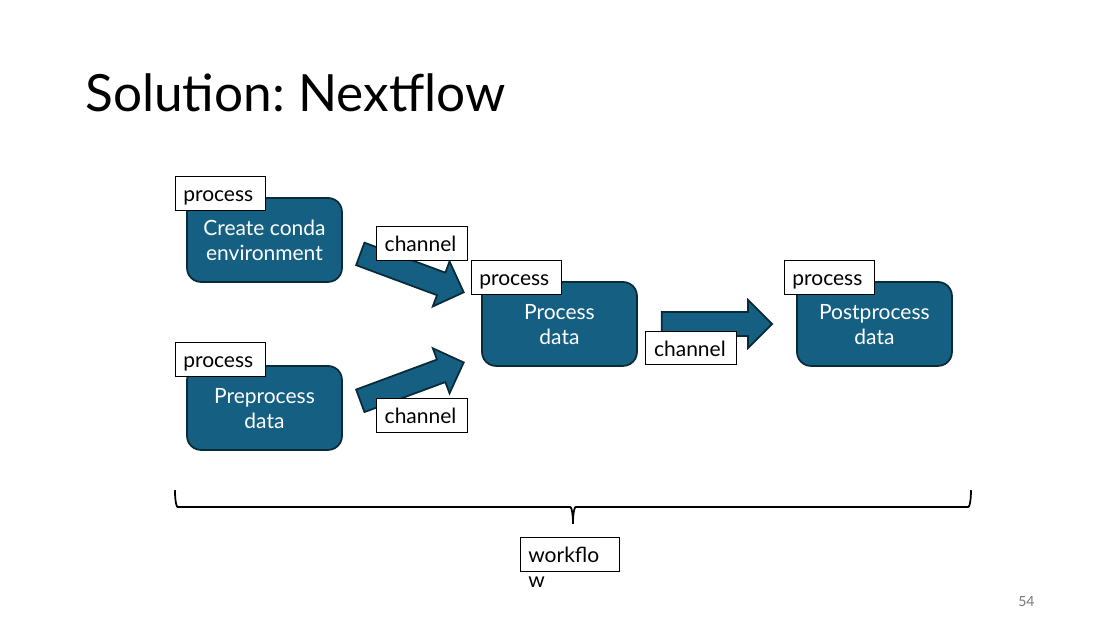
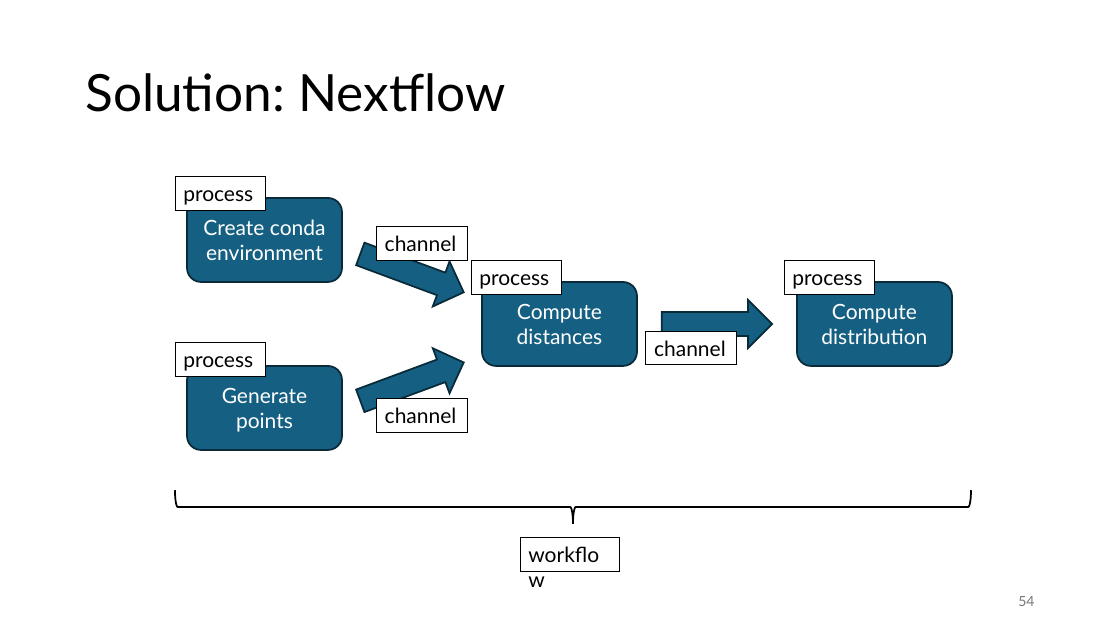
Before and after one commit to gjbex/Workflows-for-HPC, a slide deck: slide 54 of workflow_for_HPC.pptx. Drawn at 1120x630 pixels with LibreOffice and Linux fonts; fonts in the diff are those of the drawing. Boxes give left, top, right and bottom in pixels: in the first picture for what was removed or moved away, otherwise in the second. Text is boxed around its words. In the diff, an @@ line names an element or a change of style, - is before the commit and + after.

Commit message:
Add more slides on Nextflow

```diff
--- a/workflow_for_HPC.pptx
+++ b/workflow_for_HPC.pptx
@@ text in rounded rectangle at (517, 303, 603, 344): text changed @@
-Process
-data
+Compute
+distances
@@ text in rounded rectangle at (821, 303, 927, 344): text changed @@
-Postprocess
-data
+Compute
+distribution
@@ text in rounded rectangle at (222, 387, 307, 432): text changed @@
-Preprocess
-data
+Generate
+points
```
Also in this commit, not shown: 2 other slides changed, 4 slides added.
